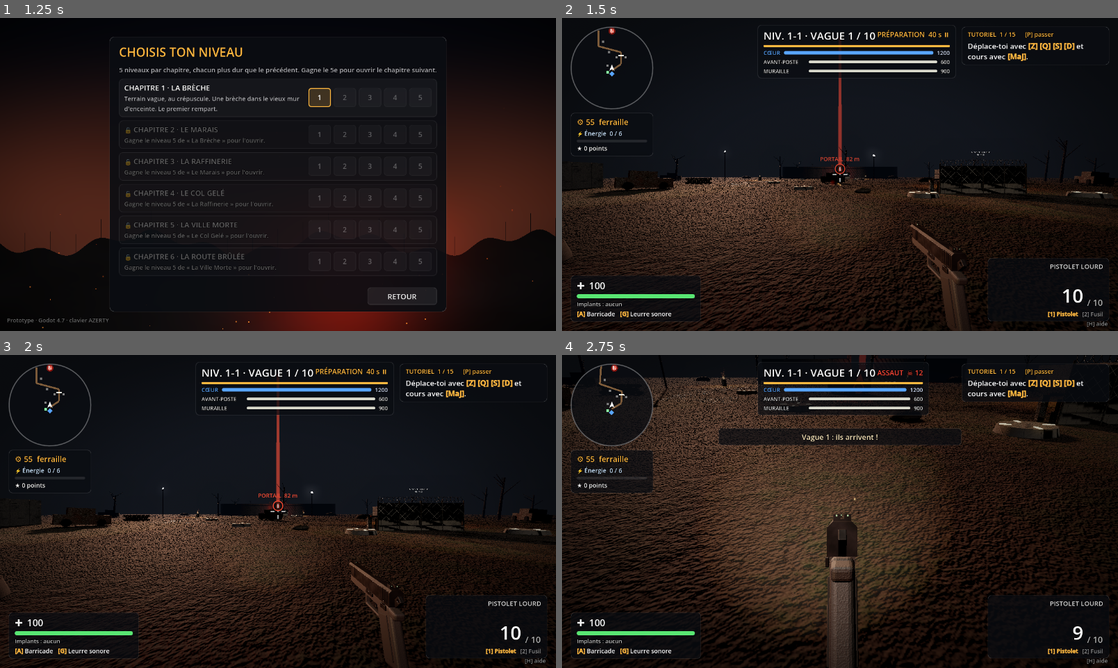
Above: before the commit, frames 1-4 (two rows, left to right).
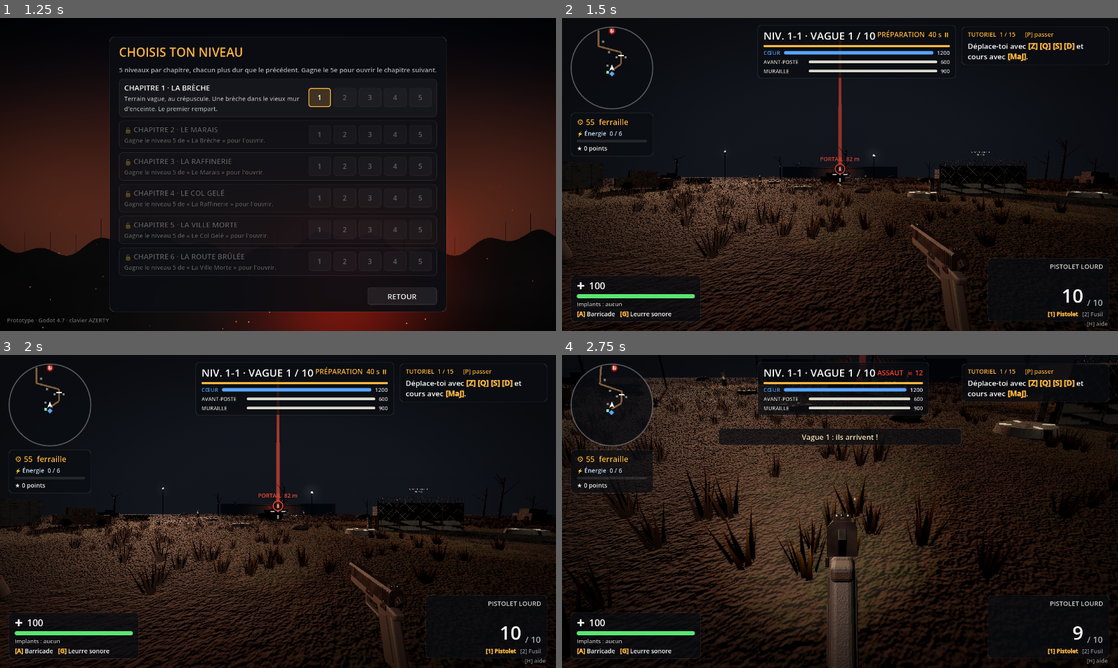
Above: after the commit, the same moments.

Repository: BillyBombardieri/dernier-rampart
Game: Godot game, scene res://scenes/menu.tscn
Two runs of this game, one before a commit and one after it. Both use one fixed random seed, a clock stepped at 60 frames per second and the inputs below.
Inputs (mouse positions are in pixels of both pictures, inside the frame that each line leads up to):
- Up to frame 1 (1.25 s): click "JOUER" at 0.5 s
- Up to frame 2 (1.5 s): click "1" at 1.25 s
- Up to frame 3 (2 s): no input
- Up to frame 4 (2.75 s): tap Enter (skip_phase) at 2 s; move the mouse to (867, 511) at 2.02 s; hold Z (move_forward) from 2.03 s (still down); hold Right mouse button (aim) from 2.03 s (still down); click (867, 511) at 2.17 s; tap Space (jump) at 2.27 s; tap E (interact) at 2.3 s

Frame 1 is identical in both runs. In frame 2, 2.4% of the frame differs, in the area x 1-100%, y 50-100%; in frame 3, 2.4%; in frame 4, 4.8%, in the area x 0-100%, y 7-97%.

Commit message:
Herbe qui ondule au vent et cailloux au sol sur chaque carte
- Touffes d'herbe sèche en plaques, qui bougent au vent (shader léger),
  avec une couleur et une hauteur propres à chaque chapitre : herbe haute
  du Marais, herbe rase sous la neige, broussailles du désert...
- Cailloux (ou éclats de béton en ville et à la raffinerie) semés sur la
  carte et serrés le long du chemin pour casser ses bords trop nets.
- Tout en MultiMesh par carrés de 40 m qui s'effacent au loin.
- Outil de capture par chapitre (tests/chapter_shots) pour comparer le
  rendu avant et après.

Co-Authored-By: Claude Opus 5.5 (1M context) <noreply@anthropic.com>
Claude-Session: https://claude.ai/code/session_016nAkCaDQCMxLDEbpeDYDLf

Diff:
--- /dev/null
+++ b/scripts/ground_cover.gd
@@ -0,0 +1,191 @@
+class_name GroundCover
+extends RefCounted
+## Couverture du sol : touffes d'herbe sèche qui ondulent au vent et cailloux (ou gravats) semés
+## sur toute la carte, avec plus de cailloux au bord du chemin pour casser ses bords trop nets.
+## Réglée par chapitre (constante "cover" de Levels.CHAPTERS). Tout est dessiné en MultiMesh,
+## découpé en carrés de 40 m qui disparaissent au loin : quelques appels de dessin seulement.
+
+const CHUNK := 40.0
+const HALF := 80.0  # La couverture va de -80 à +80 m autour du centre.
+const VIEW_END := 85.0  # Distance où l'herbe s'efface (fondu).
+
+const GRASS_SHADER := """
+shader_type spatial;
+render_mode cull_disabled;
+
+uniform float sway = 0.12;
+
+varying float tip;
+
+void vertex() {
+	tip = UV.y;
+	vec3 world = (MODEL_MATRIX * vec4(VERTEX, 1.0)).xyz;
+	float t = TIME * 1.6 + world.x * 0.35 + world.z * 0.27;
+	float gust = sin(t) * 0.6 + sin(t * 2.3 + 1.7) * 0.4;
+	VERTEX.x += gust * sway * tip * tip;
+	VERTEX.z += cos(t * 0.8) * sway * 0.5 * tip * tip;
+	// Normales vers le haut : l'herbe prend la lumière comme le sol, sans faces noires.
+	NORMAL = vec3(0.0, 1.0, 0.0);
+}
+
+void fragment() {
+	ALBEDO = pow(COLOR.rgb, vec3(2.2));  // Couleurs des sommets données en sRGB.
+	ROUGHNESS = 0.92;
+	SPECULAR = 0.2;
+	BACKLIGHT = vec3(0.25) * tip;
+	AO = mix(0.75, 1.0, tip);
+	AO_LIGHT_AFFECT = 0.6;
+}
+"""
+
+
+static func build(main: Node3D, cover: Dictionary, path: Array[Vector3], avoid: Array, rng: RandomNumberGenerator) -> void:
+	if cover.is_empty():
+		return
+	var grass_mat := ShaderMaterial.new()
+	var shader := Shader.new()
+	shader.code = GRASS_SHADER
+	grass_mat.shader = shader
+	grass_mat.set_shader_parameter("sway", float(cover.get("sway", 0.12)))
+	var tuft := _tuft_mesh(cover, rng)
+	tuft.surface_set_material(0, grass_mat)
+	var stone := _stone_mesh(cover)
+	# Positions, rangées par carré de 40 m.
+	var grass_cells := {}
+	var stone_cells := {}
+	var tries := 0
+	var placed := 0
+	var want := int(cover.get("grass", 0))
+	# L'herbe pousse en plaques : un centre, puis quelques touffes serrées autour.
+	var center := Vector3.ZERO
+	var left := 0
+	while placed < want and tries < want * 4:
+		tries += 1
+		if left <= 0:
+			center = Vector3(rng.randf_range(-HALF, HALF), 0, rng.randf_range(-HALF, HALF))
+			left = rng.randi_range(3, 9)
+		left -= 1
+		var p := center + Vector3(rng.randfn(0.0, 0.9), 0, rng.randfn(0.0, 0.9))
+		if _near_path(p, path) < 2.7 or _blocked(p, avoid):
+			continue
+		placed += 1
+		var s := rng.randf_range(0.6, 1.25)
+		var t := Transform3D(Basis(Vector3.UP, rng.randf() * TAU).scaled(Vector3(s, s * rng.randf_range(0.8, 1.3), s)), p)
+		_add(grass_cells, p, t)
+	# Cailloux : partout, et serrés le long des bords du chemin.
+	var stones := int(cover.get("stones", 0))
+	placed = 0
+	tries = 0
+	while placed < stones and tries < stones * 4:
+		tries += 1
+		var p: Vector3
+		if rng.randf() < 0.45 and path.size() > 1:
+			var i := rng.randi_range(0, path.size() - 2)
+			var a: Vector3 = path[i]
+			var b: Vector3 = path[i + 1]
+			var along := a.lerp(b, rng.randf())
+			var dir := (b - a).normalized()
+			var side := Vector3(-dir.z, 0, dir.x) * (rng.randf_range(1.9, 3.2) * (1 if rng.randf() < 0.5 else -1))
+			p = along + side
+		else:
+			p = Vector3(rng.randf_range(-HALF, HALF), 0, rng.randf_range(-HALF, HALF))
+			if _near_path(p, path) < 2.2:
+				continue
+		if _blocked(p, avoid):
+			continue
+		placed += 1
+		var s := rng.randf_range(0.5, 2.4) * (2.0 if rng.randf() < 0.06 else 1.0)
+		var basis := Basis.from_euler(Vector3(rng.randf_range(-0.4, 0.4), rng.randf() * TAU, rng.randf_range(-0.4, 0.4)))
+		basis = basis.scaled(Vector3(s * rng.randf_range(0.7, 1.3), s * rng.randf_range(0.5, 0.9), s))
+		_add(stone_cells, p, Transform3D(basis, p + Vector3(0, -0.02 * s, 0)))
+	for key in grass_cells:
+		_flush(main, tuft, grass_cells[key], false)
+	for key in stone_cells:
+		_flush(main, stone, stone_cells[key], true)
+
+
+static func _add(cells: Dictionary, p: Vector3, t: Transform3D) -> void:
+	var key := Vector2i(floori(p.x / CHUNK), floori(p.z / CHUNK))
+	if not cells.has(key):
+		cells[key] = []
+	cells[key].append(t)
+
+
+static func _flush(main: Node3D, mesh: Mesh, transforms: Array, shadows: bool) -> void:
+	var mm := MultiMesh.new()
+	mm.transform_format = MultiMesh.TRANSFORM_3D
+	mm.mesh = mesh
+	mm.instance_count = transforms.size()
+	for i in transforms.size():
+		mm.set_instance_transform(i, transforms[i])
+	var mi := MultiMeshInstance3D.new()
+	mi.multimesh = mm
+	mi.cast_shadow = GeometryInstance3D.SHADOW_CASTING_SETTING_ON if shadows else GeometryInstance3D.SHADOW_CASTING_SETTING_OFF
+	mi.visibility_range_end = VIEW_END
+	mi.visibility_range_end_margin = 10.0
+	mi.visibility_range_fade_mode = GeometryInstance3D.VISIBILITY_RANGE_FADE_SELF
+	main.add_child(mi)
+
+
+## Une touffe : 12 brins (triangles fins), plus foncés au pied qu'à la pointe.
+static func _tuft_mesh(cover: Dictionary, rng: RandomNumberGenerator) -> ArrayMesh:
+	var base: Color = cover.get("grass_base", Color(0.25, 0.22, 0.12))
+	var top: Color = cover.get("grass_tip", Color(0.6, 0.52, 0.3))
+	var hmin: float = cover.get("grass_h", Vector2(0.25, 0.55)).x
+	var hmax: float = cover.get("grass_h", Vector2(0.25, 0.55)).y
+	var st := SurfaceTool.new()
+	st.begin(Mesh.PRIMITIVE_TRIANGLES)
+	var blades := 12
+	for i in blades:
+		var ang := TAU * i / blades + rng.randf_range(-0.3, 0.3)
+		var r := rng.randf_range(0.0, 0.16)
+		var root := Vector3(cos(ang) * r, 0, sin(ang) * r)
+		var h := rng.randf_range(hmin, hmax)
+		var lean := Vector3(cos(ang), 0, sin(ang)) * h * rng.randf_range(0.15, 0.45)
+		var w := rng.randf_range(0.025, 0.045)
+		var across := Vector3(-sin(ang), 0, cos(ang)) * w
+		var tip_col := top.lerp(base, rng.randf_range(0.0, 0.35))
+		for v in [[root - across, base, 0.0], [root + across, base, 0.0], [root + lean + Vector3(0, h, 0), tip_col, 1.0]]:
+			st.set_color(v[1])
+			st.set_uv(Vector2(0.5, v[2]))
+			st.set_normal(Vector3.UP)
+			st.add_vertex(v[0])
+	return st.commit()
+
+
+## Un caillou rond et bosselé, ou un éclat de béton (Ville Morte).
+static func _stone_mesh(cover: Dictionary) -> Mesh:
+	var tint: Color = cover.get("stone_tint", Color(0.5, 0.48, 0.45))
+	var mat := Fx.textured("concrete", 2.0, tint, false)
+	if cover.get("stone_shape", "round") == "box":
+		var box := BoxMesh.new()
+		box.size = Vector3(0.12, 0.07, 0.09)
+		box.material = mat
+		return box
+	var sphere := SphereMesh.new()
+	sphere.radius = 0.06
+	sphere.height = 0.08
+	sphere.radial_segments = 7
+	sphere.rings = 3
+	sphere.material = mat
+	return sphere
+
+
+static func _near_path(p: Vector3, path: Array[Vector3]) -> float:
+	var best := INF
+	var p2 := Vector2(p.x, p.z)
+	for i in path.size() - 1:
+		var a := Vector2(path[i].x, path[i].z)
+		var b := Vector2(path[i + 1].x, path[i + 1].z)
+		var ab := b - a
+		var t := clampf((p2 - a).dot(ab) / maxf(ab.length_squared(), 0.001), 0.0, 1.0)
+		best = minf(best, p2.distance_to(a + ab * t))
+	return best
+
+
+## Rien sur les ancrages, les barrières, ni dans la base autour du Cœur.
+static func _blocked(p: Vector3, avoid: Array) -> bool:
+	for a in avoid:
+		if Vector2(p.x - a[0].x, p.z - a[0].z).length() < a[1]:
+			return true
+	return false
--- a/scripts/levels.gd
+++ b/scripts/levels.gd
@@ -42,6 +42,8 @@
 		"barrels": [Vector3(-4, 0, 31), Vector3(16, 0, 2), Vector3(-22, 0, -26), Vector3(9.5, 0, -44.5)],
 		"props": {"count": 70, "rock": 5, "tree": 3, "wreck": 2},
 		"weather": "",
+		"cover": {"grass": 10400, "grass_base": Color(0.27, 0.23, 0.12), "grass_tip": Color(0.74, 0.63, 0.36),
+			"grass_h": Vector2(0.25, 0.6), "stones": 1800, "stone_tint": Color(0.46, 0.43, 0.4)},
 	},
 	{
 		"name": "Le Marais",
@@ -75,6 +77,8 @@
 		"barrels": [Vector3(-4, 0, 31), Vector3(-22, 0, -22), Vector3(-34, 0, -38), Vector3(-8, 0, 8)],
 		"props": {"count": 95, "tree": 4, "pool": 3, "reeds": 4, "rock": 1},
 		"weather": "fireflies",
+		"cover": {"grass": 12000, "grass_base": Color(0.11, 0.15, 0.08), "grass_tip": Color(0.41, 0.49, 0.27),
+			"grass_h": Vector2(0.4, 0.95), "stones": 700, "stone_tint": Color(0.3, 0.3, 0.27), "sway": 0.16},
 	},
 	{
 		"name": "La Raffinerie",
@@ -109,6 +113,8 @@
 		"barrels": [Vector3(-4, 0, 31), Vector3(34, 0, -20), Vector3(0, 0, -30), Vector3(36, 0, -50), Vector3(20, 0, 16)],
 		"props": {"count": 55, "container": 5, "tank": 2, "wreck": 2, "rock": 1},
 		"weather": "ash",
+		"cover": {"grass": 3200, "grass_base": Color(0.23, 0.2, 0.14), "grass_tip": Color(0.57, 0.51, 0.38),
+			"grass_h": Vector2(0.15, 0.4), "stones": 2600, "stone_tint": Color(0.36, 0.34, 0.33), "stone_shape": "box"},
 	},
 	{
 		"name": "Le Col Gelé",
@@ -142,6 +148,8 @@
 		"barrels": [Vector3(-4, 0, 31), Vector3(-22, 0, -20), Vector3(24, 0, -14), Vector3(-4, 0, -46)],
 		"props": {"count": 85, "pine": 6, "ruin": 2, "rock": 2, "wreck": 1},
 		"weather": "snow",
+		"cover": {"grass": 2800, "grass_base": Color(0.38, 0.35, 0.27), "grass_tip": Color(0.84, 0.81, 0.7),
+			"grass_h": Vector2(0.15, 0.35), "stones": 1300, "stone_tint": Color(0.42, 0.43, 0.46), "sway": 0.08},
 	},
 	{
 		"name": "La Ville Morte",
@@ -177,6 +185,8 @@
 		"barrels": [Vector3(-4, 0, 31), Vector3(26, 0, -44), Vector3(-36, 0, -32), Vector3(-14, 0, -2)],
 		"props": {"count": 60, "building": 5, "wreck": 3, "lamp": 3, "puddle": 2},
 		"weather": "rain",
+		"cover": {"grass": 2400, "grass_base": Color(0.12, 0.16, 0.09), "grass_tip": Color(0.34, 0.41, 0.23),
+			"grass_h": Vector2(0.12, 0.35), "stones": 3200, "stone_tint": Color(0.4, 0.39, 0.38), "stone_shape": "box"},
 	},
 	{
 		"name": "La Route Brûlée",
@@ -211,6 +221,8 @@
 		"barrels": [Vector3(-4, 0, 31), Vector3(-34, 0, -26), Vector3(24, 0, 12), Vector3(6, 0, -52)],
 		"props": {"count": 55, "dune": 4, "rock": 4, "wreck": 2, "post": 2, "ruin": 1},
 		"weather": "dust",
+		"cover": {"grass": 3600, "grass_base": Color(0.32, 0.3, 0.2), "grass_tip": Color(0.68, 0.65, 0.49),
+			"grass_h": Vector2(0.2, 0.45), "stones": 2400, "stone_tint": Color(0.62, 0.5, 0.38), "sway": 0.18},
 	},
 ]
 
--- a/scripts/main.gd
+++ b/scripts/main.gd
@@ -41,6 +41,7 @@
 	_build_workbench()
 	_build_lights()
 	_build_props()
+	_build_ground_cover()
 	_spawn_player()
 	_build_weather()
 	_start_ambience()
@@ -499,6 +500,19 @@
 				_dune(pos)
 			"post":
 				_post(pos)
+
+
+## Herbe et cailloux semés sur la carte (voir GroundCover), loin des ancrages, des barrières et
+## de la base.
+func _build_ground_cover() -> void:
+	var avoid := [[CORE_POS, 9.0]]
+	for ring in level["rings"].values():
+		avoid.append([ring["gate"], 3.5])
+		for socket in ring["sockets"]:
+			avoid.append([socket, 2.2])
+	var rng := RandomNumberGenerator.new()
+	rng.seed = 77 + Levels.chapter_index(Game.level)
+	GroundCover.build(self, level.get("cover", {}), path_points, avoid, rng)
 
 
 ## Matériau du sol ou du chemin d'un niveau : {"tex", "scale", "tint", "plain"}.
--- /dev/null
+++ b/tests/chapter_shots.gd
@@ -0,0 +1,63 @@
+extends Node
+## Une capture par chapitre, toujours au même endroit (derrière la barrière de l'Avant-poste,
+## face au portail, quelques zombies sur le chemin) : pour comparer le rendu avant et après
+## un changement graphique.
+## Lancer : xvfb-run -a -s "-screen 0 1280x720x24" godot --path . --rendering-driver vulkan
+##          --fixed-fps 60 res://tests/chapter_shots.tscn -- <dossier> [préfixe] [chapitres, ex. 1,3]
+
+var _out := "user://"
+var _prefix := "chapitre"
+
+
+func _ready() -> void:
+	var args := OS.get_cmdline_user_args()
+	if args.size() > 0:
+		_out = args[0]
+	if args.size() > 1:
+		_prefix = args[1]
+	var chapters: Array = range(Levels.CHAPTERS.size())
+	if args.size() > 2:
+		chapters = Array(args[2].split(",")).map(func(s): return int(s) - 1)
+	Settings.use_test_file()
+	Settings.tutorial_done = true
+	for ch in chapters:
+		seed(11)
+		Game.level = ch * Levels.PER_CHAPTER
+		var main: Node3D = load("res://scenes/main.tscn").instantiate()
+		add_child(main)
+		Game.tutorial_hold = true
+		await _frames(5)
+		var data: Dictionary = Levels.chapter(Game.level)
+		var ring: Dictionary = data["rings"]["avant"]
+		var path: Array = data["path"]
+		var s: int = ring["segment"]
+		var d: Vector3 = (path[s + 1] - path[s]).normalized()
+		var gate: Vector3 = ring["gate"]
+		var side := Vector3(-d.z, 0, d.x)
+		var p := Game.player as Player
+		p.global_position = gate + d * 11.0 + side * 2.5 + Vector3(0, 0.2, 0)
+		p.velocity = Vector3.ZERO
+		var look := (gate - d * 10.0) - p.global_position
+		p.rotation.y = atan2(-look.x, -look.z)
+		p._aim_pitch = deg_to_rad(-3.0)
+		var wm: WaveManager = main.get_node("WaveManager")
+		wm._enter("assault", 0.0)
+		wm._queue.clear()
+		for i in 7:
+			var z := Zombie.new()
+			main.add_child(z)
+			z.global_position = gate - d * (4.0 + i * 1.6) + side * randf_range(-1.5, 1.5) + Vector3(0, 0.2, 0)
+			z.setup(["rodeur", "rodeur", "brute", "rodeur", "cracheur", "rodeur", "coureur"][i], 6.0)
+			z.path_index = s + 1  # Il reprend le chemin là où il est posé.
+		await _frames(100)
+		await RenderingServer.frame_post_draw
+		get_viewport().get_texture().get_image().save_png("%s/%s-%d.png" % [_out, _prefix, ch + 1])
+		print("Capture ", _prefix, "-", ch + 1)
+		main.queue_free()
+		await _frames(3)
+	get_tree().quit()
+
+
+func _frames(n: int) -> void:
+	for i in n:
+		await get_tree().process_frame
--- /dev/null
+++ b/tests/chapter_shots.tscn
@@ -0,0 +1,6 @@
+[gd_scene load_steps=2 format=3]
+
+[ext_resource type="Script" path="res://tests/chapter_shots.gd" id="1"]
+
+[node name="ChapterShots" type="Node"]
+script = ExtResource("1")
Not shown, added: scripts/ground_cover.gd.uid
Not shown, added: tests/chapter_shots.gd.uid
Not shown, changed: README.md
